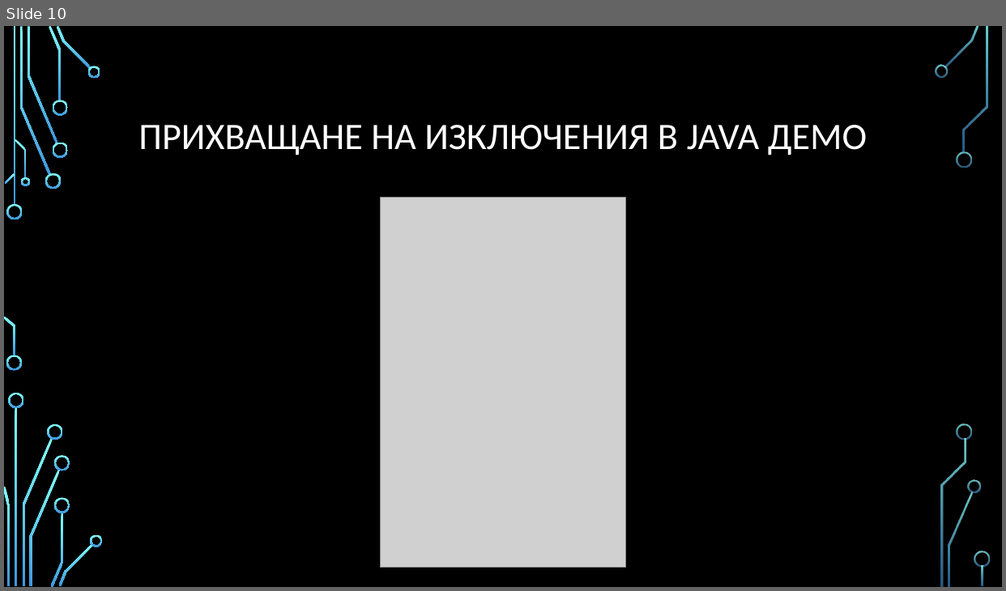
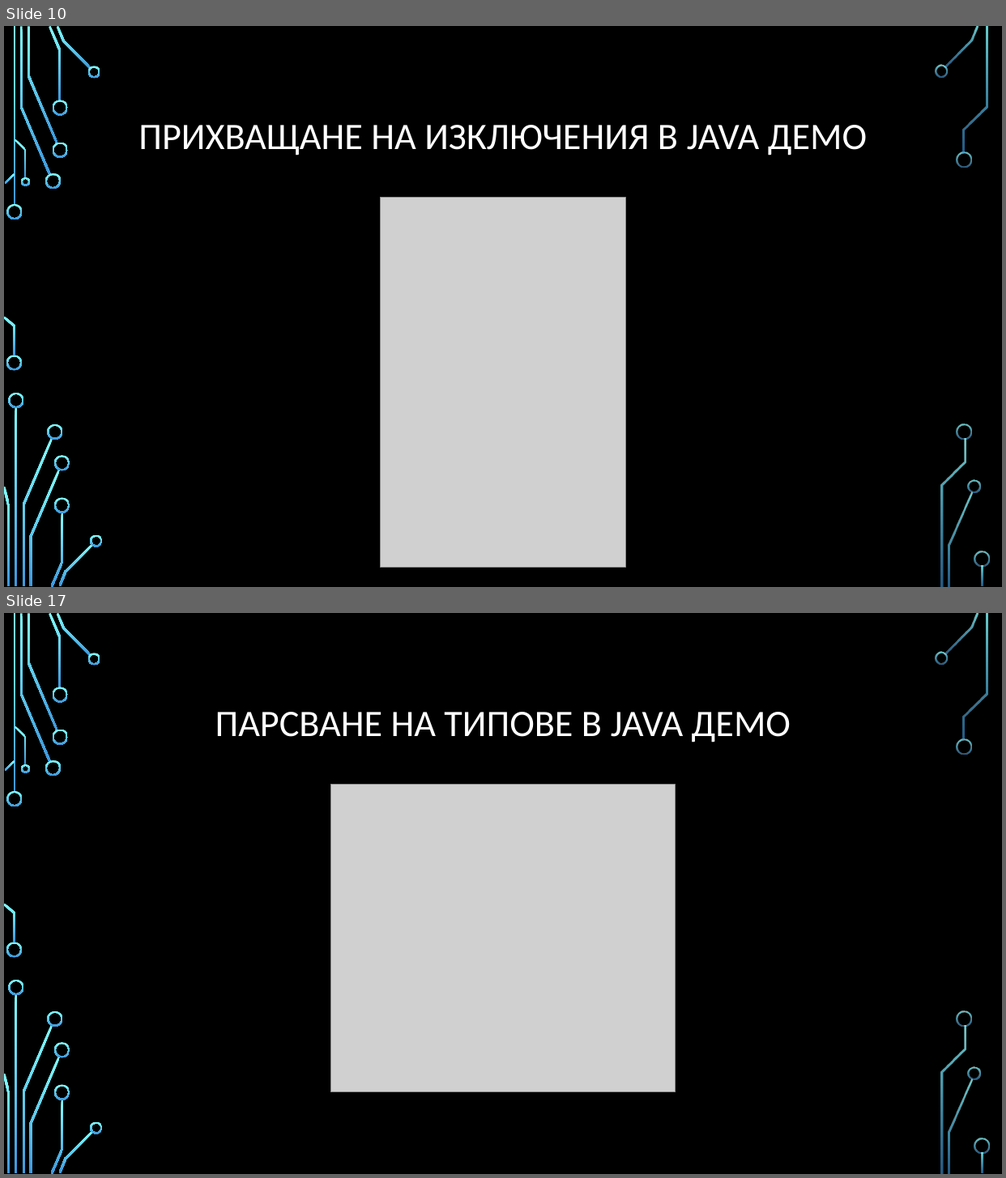
Before and after one commit to Bilyukov/java-course, a slide deck: 08.advanced-oop.pptx. Shown one above the other, each under a label of ours: slide 10 before the commit, slides 10 and 17 after it; the slides between them are not shown. The pictures are 1006x591 and 1006x1178 pixels, drawn with LibreOffice and Linux fonts; fonts in the diff are those of the drawing; grey boxes stand for pictures; background and template pictures are left out. Boxes give left, top, right and bottom in pixels: in the first picture for what was removed or moved away, otherwise in the second. Text is boxed around its words. In the diff, an @@ line names an element or a change of style, - is before the commit and + after.

```diff
--- a/08.advanced-oop.pptx
+++ b/08.advanced-oop.pptx
@@ slide 17 added at [4,613,1002,1174], background picture (left out); not listed: 36 template elements that a slide beside it also shows @@
@@ title added at [215,712,791,743], 36 pt, text #FFFFFF @@
+ПАРСВАНЕ НА ТИПОВЕ В JAVA ДЕМО
@@ picture added at [330,785,675,1093] @@
```
Also in this commit, not shown: 8 other slides added, 6 other files.
